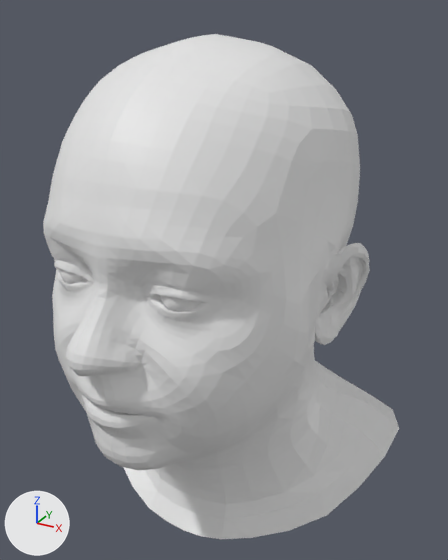
One commit to the glTF model site/models/deca_result.glb: the scene before it, then after it.
One viewpoint serves both versions: a camera (50 mm lens) standing at (0.178, -0.272, 0.14) and looking at (0.003, 0.045, -0.019). Arrows for +X, +Y and +Z are at lower left; the lights stay in place. The picture after the commit comes second. Materials are left out; every surface is plain grey. Where no turn or scale is listed for an object, it has been applied to the vertices.

Names of what the first picture shows: 'geometry_0'.
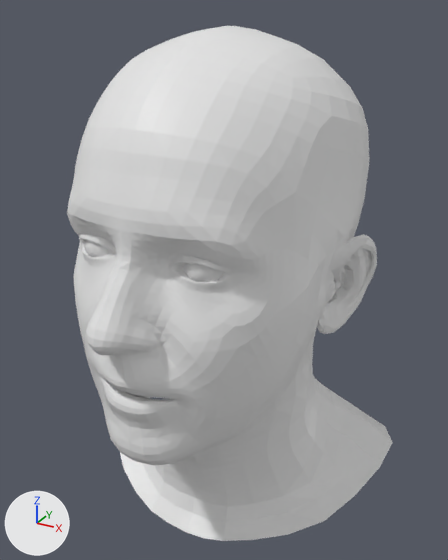
What differs and where, as boxes (x1, y1, x2, y2) in the pictures (448 x 560 px; the box of a moved part takes in the faces that stretch with it):
'geometry_0', reshaped (8% narrower)
    before: (43, 34, 399, 539)
    after: (67, 26, 393, 541)
part 1 of me_geometry_0, moved or reshaped
    before: (160, 296, 201, 312)
    after: (183, 264, 224, 282)
part 2 of me_geometry_0, moved or reshaped
    before: (59, 269, 83, 284)
    after: (84, 240, 109, 257)
part 3 of me_geometry_0, moved or reshaped
    before: (43, 34, 399, 539)
    after: (67, 26, 393, 541)

Diff of the bpy script that builds the scene:
```diff
--- a/site/models/deca_result.glb.py
+++ b/site/models/deca_result.glb.py
@@ me_geometry_0 @@
 # used by ob_geometry_0; location = (0.0, 0.0, 0.0)
-me_geometry_0.from_pydata(...)  # 5023 vertices, 9975 faces; spans x -0.114..0.113, y -0.086..0.159, z -0.192..0.126
+me_geometry_0.from_pydata(...)  # 5023 vertices, 9975 faces; spans x -0.112..0.11, y -0.077..0.152, z -0.194..0.131
+# me_geometry_0 part 1: the loose piece of 546 vertices spanning x 0.016..0.041, y -0.053..-0.027, z 0.0..0.025 is multiplied about its middle by the matrix ((0.999, -0.023, 0.015), (0.022, 0.996, 0.076), (-0.017, -0.076, 0.996)), then moved by (0.004, 0.015, 0.01)
+# me_geometry_0 part 2: the loose piece of 546 vertices spanning x -0.051..-0.026, y -0.05..-0.024, z -0.001..0.024 is multiplied about its middle by the matrix ((0.999, -0.023, 0.018), (0.022, 0.996, 0.076), (-0.02, -0.076, 0.996)), then moved by (0.007, 0.014, 0.011)
+# me_geometry_0 part 3: 3931 of 5023 vertices moved; they spanned x -0.114..0.113, y -0.086..0.159, z -0.192..0.126 and now span x -0.112..0.11, y -0.077..0.152, z -0.194..0.131; mean shift (0.004, 0.01, 0.005); largest move (-0.038, -0.051, 0.015) -> (-0.03, -0.037, 0.028)
```
